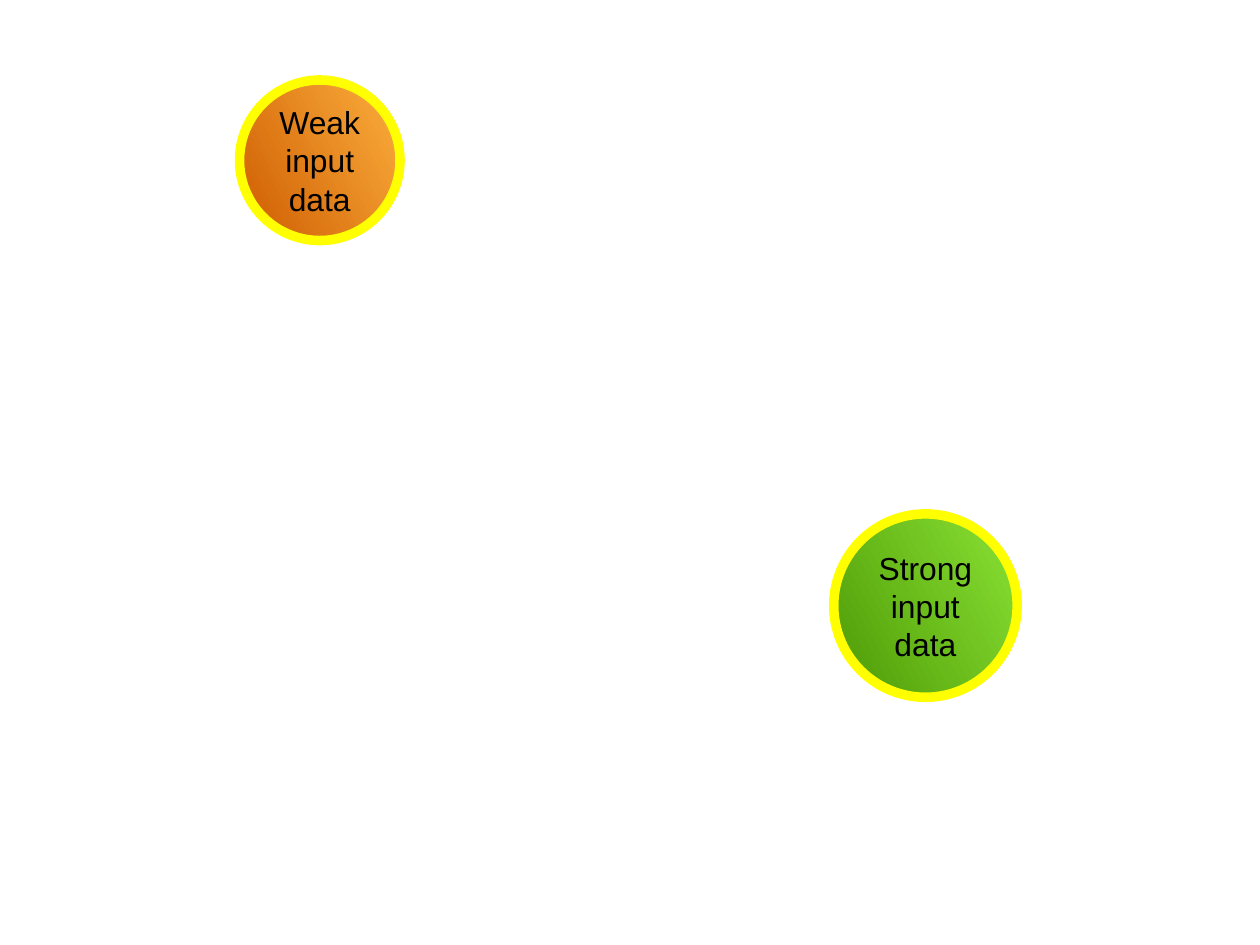
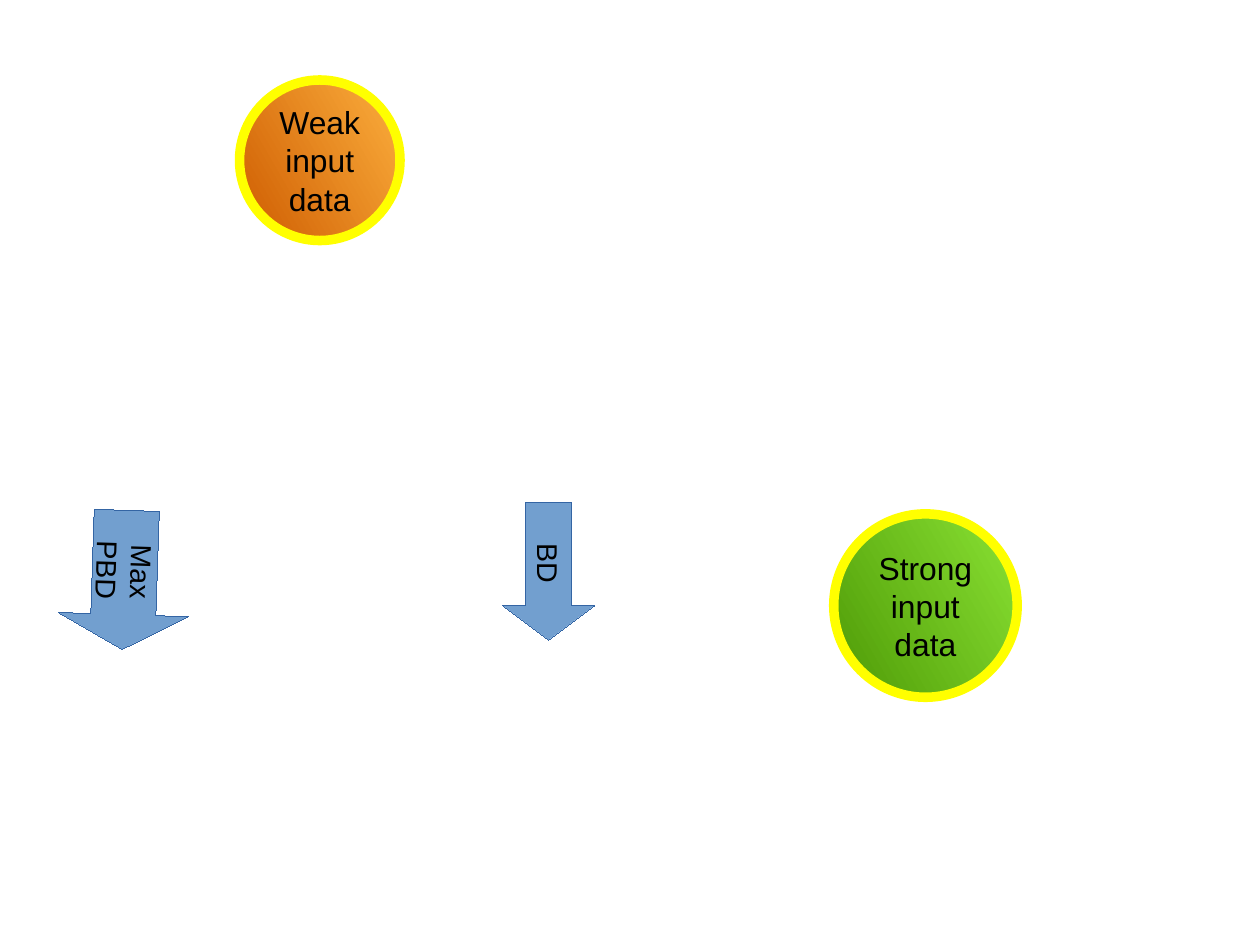
Before and after one commit to richelbilderbeek/Science, a slide deck: slide 13 of Bilderbeek20161103TeceMeeting/20161103TeceMeeting.odp. Drawn at 1260x945 pixels with LibreOffice and Linux fonts; fonts in the diff are those of the drawing; background and template pictures are left out. Boxes give left, top, right and bottom in pixels: in the first picture for what was removed or moved away, otherwise in the second. Text is boxed around its words. In the diff, an @@ line names an element or a change of style, - is before the commit and + after.

```diff
--- a/Bilderbeek20161103TeceMeeting/20161103TeceMeeting.odp
+++ b/Bilderbeek20161103TeceMeeting/20161103TeceMeeting.odp
@@ right arrow added at (57, 508, 192, 652), fill #729FCF, outline #3465A4 0 pt, 18 pt, text #000000 @@
+Max PBD
@@ right arrow added at (503, 503, 595, 640), fill #729FCF, outline #3465A4 0 pt, 18 pt, text #000000 @@
+BD
```
Also in this commit, not shown: 2 other slides changed, 1 slide added, 1 slide removed.
